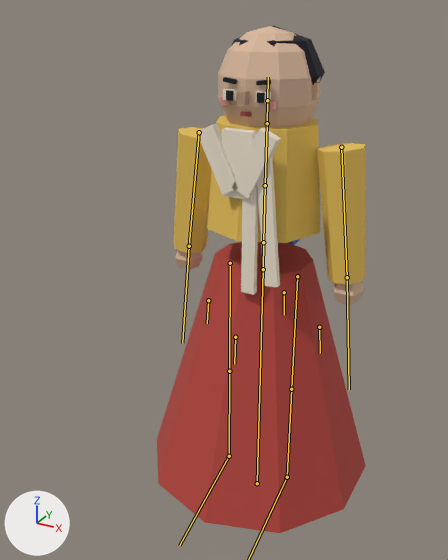
The glTF model assets3d/npcs/npc_N104b.glb, before and after one commit.
Camera for both pictures: a 50 mm camera at (0.59, -1.271, 1.25) aimed at (-0.076, -0.06, 0.645). Every picture has the same lights, and +X, +Y and +Z are marked at lower left. The picture after the commit comes second. The bones that bend it are drawn over the model as lines.

In view in the first picture: 'npc_N104b_part0', 'npc_N104b_part1', 'npc_N104b_part2', 'npc_N104b_part3', 'npc_N104b_part4', 'npc_N104b_part5', 'npc_N104b_part6', 'npc_N104b_part7', 'npc_N104b_part8', 'npc_N104b_part9'.
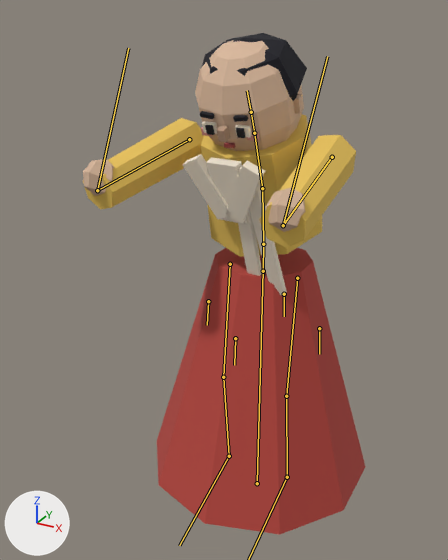
The newer file adds an action. The first version stands in its rest pose; the second is drawn at frame 2 of the action 'Weep'.

Edits to the scene script, one JSON object a line:
```json
{"block": "bone_spine", "where": "bone_spine = bpy.data.objects['Armature'].pose.bones['Spine']  # child of 'Hips'"}
{"op": "set", "path": "bone_spine.rotation_quaternion", "old": "(1.0, 0.0, 0.0, 0.0)", "new": "(0.999, 0.051, -0.003, 0.0)", "note": "degrees (0, 0, 0) -> degrees (6, 0, 0)"}
{"block": "bone_chest", "where": "bone_chest = bpy.data.objects['Armature'].pose.bones['Chest']  # child of 'Spine'"}
{"op": "set", "path": "bone_chest.rotation_quaternion", "old": "(1.0, 0.0, 0.0, 0.0)", "new": "(0.993, 0.114, -0.017, 0.002)", "note": "degrees (0, 0, 0) -> degrees (13, -2, 0)"}
{"block": "bone_head", "where": "bone_head = bpy.data.objects['Armature'].pose.bones['Head']  # child of 'Neck'"}
{"op": "set", "path": "bone_head.rotation_quaternion", "old": "(1.0, 0.0, 0.0, 0.0)", "new": "(1.0, 0.031, 0.007, 0.0)", "note": "degrees (0, 0, 0) -> degrees (3, 1, 0)"}
{"block": "bone_upperarm_l", "where": "bone_upperarm_l = bpy.data.objects['Armature'].pose.bones['UpperArm.L']  # child of 'Chest'"}
{"op": "set", "path": "bone_upperarm_l.rotation_quaternion", "old": "(1.0, 0.0, 0.0, 0.0)", "new": "(-0.663, 0.736, 0.051, 0.124)", "note": "degrees (0, 0, 0) -> degrees (-95, -14, -5)"}
{"block": "bone_hand_l", "where": "bone_hand_l = bpy.data.objects['Armature'].pose.bones['Hand.L']  # child of 'UpperArm.L'"}
{"op": "set", "path": "bone_hand_l.rotation_quaternion", "old": "(1.0, 0.0, 0.0, 0.0)", "new": "(0.431, -0.894, -0.09, -0.089)", "note": "degrees (0, 0, 0) -> degrees (-129, -14, 5)"}
{"block": "bone_upperarm_r", "where": "bone_upperarm_r = bpy.data.objects['Armature'].pose.bones['UpperArm.R']  # child of 'Chest'"}
{"op": "set", "path": "bone_upperarm_r.rotation_quaternion", "old": "(1.0, 0.0, 0.0, 0.0)", "new": "(-0.663, 0.736, -0.051, -0.124)", "note": "degrees (0, 0, 0) -> degrees (-95, 14, 5)"}
{"block": "bone_hand_r", "where": "bone_hand_r = bpy.data.objects['Armature'].pose.bones['Hand.R']  # child of 'UpperArm.R'"}
{"op": "set", "path": "bone_hand_r.rotation_quaternion", "old": "(1.0, 0.0, 0.0, 0.0)", "new": "(0.431, -0.894, 0.09, 0.089)", "note": "degrees (0, 0, 0) -> degrees (-129, 14, -5)"}
{"block": "bone_upperleg_l", "where": "bone_upperleg_l = bpy.data.objects['Armature'].pose.bones['UpperLeg.L']  # child of 'Hips'"}
{"op": "set", "path": "bone_upperleg_l.rotation_quaternion", "old": "(1.0, 0.0, 0.0, 0.0)", "new": "(0.999, -0.052, 0.0, 0.0)", "note": "degrees (0, 0, 0) -> degrees (-6, 0, 0)"}
{"block": "bone_lowerleg_l", "where": "bone_lowerleg_l = bpy.data.objects['Armature'].pose.bones['LowerLeg.L']  # child of 'UpperLeg.L'"}
{"op": "set", "path": "bone_lowerleg_l.rotation_quaternion", "old": "(1.0, 0.0, 0.0, 0.0)", "new": "(0.994, 0.108, 0.0, 0.0)", "note": "degrees (0, 0, 0) -> degrees (12, 0, 0)"}
{"block": "bone_foot_l", "where": "bone_foot_l = bpy.data.objects['Armature'].pose.bones['Foot.L']  # child of 'LowerLeg.L'"}
{"op": "set", "path": "bone_foot_l.rotation_quaternion", "old": "(1.0, 0.0, 0.0, 0.0)", "new": "(0.998, -0.057, 0.0, 0.0)", "note": "degrees (0, 0, 0) -> degrees (-7, 0, 0)"}
{"block": "bone_upperleg_r", "where": "bone_upperleg_r = bpy.data.objects['Armature'].pose.bones['UpperLeg.R']  # child of 'Hips'"}
{"op": "set", "path": "bone_upperleg_r.rotation_quaternion", "old": "(1.0, 0.0, 0.0, 0.0)", "new": "(0.999, -0.052, 0.0, 0.0)", "note": "degrees (0, 0, 0) -> degrees (-6, 0, 0)"}
{"block": "bone_lowerleg_r", "where": "bone_lowerleg_r = bpy.data.objects['Armature'].pose.bones['LowerLeg.R']  # child of 'UpperLeg.R'"}
{"op": "set", "path": "bone_lowerleg_r.rotation_quaternion", "old": "(1.0, 0.0, 0.0, 0.0)", "new": "(0.994, 0.108, 0.0, 0.0)", "note": "degrees (0, 0, 0) -> degrees (12, 0, 0)"}
{"block": "bone_foot_r", "where": "bone_foot_r = bpy.data.objects['Armature'].pose.bones['Foot.R']  # child of 'LowerLeg.R'"}
{"op": "set", "path": "bone_foot_r.rotation_quaternion", "old": "(1.0, 0.0, 0.0, 0.0)", "new": "(0.998, -0.057, 0.0, 0.0)", "note": "degrees (0, 0, 0) -> degrees (-7, 0, 0)"}
```

Where the change shows, as pixel boxes [x1, y1, x2, y2] in the pictures (448 x 560 px):
```json
{"object": "npc_N104b_part0", "change": "posed", "before": [157, 242, 366, 533], "after": [157, 248, 365, 534]}
{"object": "npc_N104b_part2", "change": "posed", "before": [174, 116, 366, 285], "after": [83, 114, 356, 257], "on screen": "42% wider, 15% shorter"}
{"object": "npc_N104b_part3", "change": "posed", "before": [175, 26, 365, 305], "after": [83, 40, 305, 232], "on screen": "17% wider, 31% shorter"}
{"object": "npc_N104b_part1", "change": "posed", "before": [197, 89, 281, 295], "after": [183, 121, 287, 296]}
{"object": "npc_N104b_part5", "change": "posed", "before": [223, 26, 325, 85], "after": [200, 33, 307, 122]}
{"object": "npc_N104b_part4", "change": "posed", "before": [226, 90, 265, 103], "after": [205, 125, 245, 138]}
{"bone": "Spine", "before": "(263, 242) to (265, 185)", "after": "(263, 244) to (262, 188)"}
{"bone": "Chest", "before": "(265, 185) to (267, 123)", "after": "(262, 188) to (254, 133)"}
{"bone": "Head", "before": "(267, 100) to (268, 77)", "after": "(251, 112) to (247, 90)"}
{"bone": "UpperArm.L", "before": "(341, 147) to (347, 277)", "after": "(332, 157) to (283, 225)"}
{"bone": "Hand.L", "before": "(347, 277) to (349, 389)", "after": "(283, 225) to (327, 56)"}
{"bone": "UpperArm.R", "before": "(199, 132) to (189, 246)", "after": "(189, 139) to (97, 190)"}
{"bone": "Hand.R", "before": "(189, 246) to (182, 343)", "after": "(97, 190) to (128, 48)"}
{"bone": "UpperLeg.L", "before": "(297, 276) to (291, 389)", "after": "(297, 278) to (286, 396)"}
{"bone": "LowerLeg.L", "before": "(291, 389) to (287, 477)", "after": "(286, 396) to (287, 477)"}
{"bone": "UpperLeg.R", "before": "(230, 263) to (229, 371)", "after": "(230, 264) to (223, 377)"}
{"bone": "LowerLeg.R", "before": "(229, 371) to (229, 456)", "after": "(223, 377) to (229, 456)"}
```
